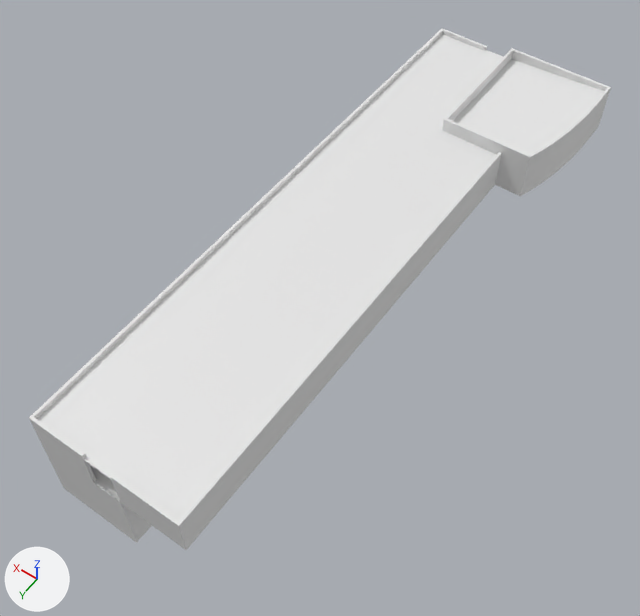
Before and after pictures for a commit that changed the FBX model Ecm/Assets/ECM/FBX/Batiments/batiment6.fbx.
Rendered twice from a 50 mm lens placed at (-19.7, -191.4, 66.4), pointed at (12.1, -235.9, -3.5). Lighting does not change. The marker at lower left points along +X, +Y and +Z. Where no turn or scale is listed for an object, it has been applied to the vertices. Vertices at the same position are counted once.

In view in the first picture: 'batiment6_level-1_wall', 'batiment6_level-2_wall', 'batiment6_level0_wall', 'batiment6_level1_floor'.
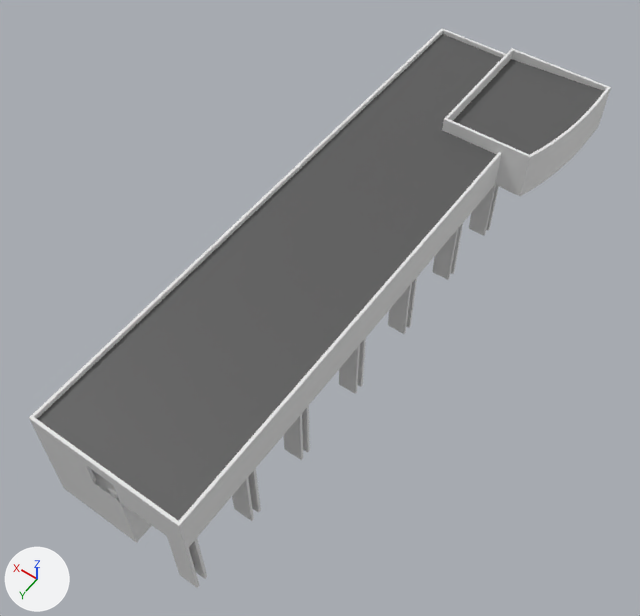
Where the newer file only moved an object's origin or applied its transform, the numbers keep the older frame.

Scene script edits in JSON lines:
```json
{"op": "add", "block": "mat_toit", "code": ["mat_toit = principled_material('toit')", "mat_toit.base_color = (0.102, 0.102, 0.102)  # dark grey #5a5a5a", "mat_toit.roughness = 0.553"]}
{"block": "me_plane_030", "where": "me_plane_030.from_pydata(...)  # 36 vertices, 16 faces; spans x 0.0..21.0, y -273.0..-208.0, z 4.0..5.0"}
{"op": "remove", "block": "me_plane_030", "code": "me_plane_030.materials.append(mat_sol)  # white #e7e7e7"}
{"op": "add", "block": "me_plane_030", "code": "me_plane_030.materials.append(mat_toit)  # dark grey #5a5a5a"}
{"block": "me_plane_053", "where": "me_plane_053.from_pydata(...)  # 32 vertices, 32 faces; spans x 12.0..21.0, y -273.0..-208.0, z -8.0..-4.0"}
{"block": "me_plane_053", "where": "# used by ob_batiment6_level_2_wall; location = (0.0, 0.0, 0.0)"}
{"block": "me_plane_053", "change": "me_plane_053 part 1: a new loose piece, a box spanning x -16.0..-14.0, y -0.3..0.0, z 0.0..4.0, in mat_mur (white #e7e7e7)"}
{"block": "me_plane_053", "change": "me_plane_053 part 2: a new loose piece, a box spanning x -16.0..-14.0, y -1.3..-1.0, z 0.0..4.0, in mat_mur (white #e7e7e7)"}
{"block": "me_plane_053", "change": "me_plane_053 part 3: a new loose piece, a box spanning x -16.0..-14.0, y -15.3..-15.0, z 0.0..4.0, in mat_mur (white #e7e7e7)"}
{"block": "me_plane_053", "change": "me_plane_053 part 4: a new loose piece, a box spanning x -16.0..-14.0, y -16.3..-16.0, z 0.0..4.0, in mat_mur (white #e7e7e7)"}
{"block": "me_plane_053", "change": "me_plane_053 part 5: a new loose piece, a box spanning x -16.0..-14.0, y -50.3..-50.0, z 0.0..4.0, in mat_mur (white #e7e7e7)"}
{"block": "me_plane_053", "change": "me_plane_053 part 6: a new loose piece, a box spanning x -16.0..-14.0, y -51.3..-51.0, z 0.0..4.0, in mat_mur (white #e7e7e7)"}
{"block": "me_plane_053", "change": "me_plane_053 part 7: a new loose piece, a box spanning x -16.0..-14.0, y -42.3..-42.0, z 0.0..4.0, in mat_mur (white #e7e7e7)"}
{"block": "me_plane_053", "change": "me_plane_053 part 8: a new loose piece, a box spanning x -16.0..-14.0, y -43.3..-43.0, z 0.0..4.0, in mat_mur (white #e7e7e7)"}
{"block": "me_plane_053", "change": "me_plane_053 part 9: a new loose piece, a box spanning x -16.0..-14.0, y -33.3..-33.0, z 0.0..4.0, in mat_mur (white #e7e7e7)"}
{"block": "me_plane_053", "change": "me_plane_053 part 10: a new loose piece, a box spanning x -16.0..-14.0, y -34.3..-34.0, z 0.0..4.0, in mat_mur (white #e7e7e7)"}
{"block": "me_plane_053", "change": "me_plane_053 part 11: a new loose piece, a box spanning x -16.0..-14.0, y -24.3..-24.0, z 0.0..4.0, in mat_mur (white #e7e7e7)"}
{"block": "me_plane_053", "change": "me_plane_053 part 12: a new loose piece, a box spanning x -16.0..-14.0, y -25.3..-25.0, z 0.0..4.0, in mat_mur (white #e7e7e7)"}
{"block": "me_plane_053", "change": "me_plane_053 part 13: a new loose piece, a box spanning x -16.0..-14.0, y -7.8..-7.5, z 0.0..4.0, in mat_mur (white #e7e7e7)"}
{"block": "me_plane_053", "change": "me_plane_053 part 14: a new loose piece, a box spanning x -16.0..-14.0, y -8.8..-8.5, z 0.0..4.0, in mat_mur (white #e7e7e7)"}
{"op": "set", "path": "ob_batiment6_level_1_wall.location", "old": "(0.0, 0.0, 0.0)", "new": "(21.0, -208.0, -4.0)"}
{"op": "set", "path": "ob_batiment6_level_2_wall.location", "old": "(0.0, 0.0, 0.0)", "new": "(21.0, -208.0, -8.0)"}
```

Boxes [x1, y1, x2, y2] around the edits, measured in the pictures (640 x 616 px):
```json
{"object": "batiment6_level1_floor", "change": "recoloured", "before": [37, 34, 604, 521], "after": [37, 34, 604, 521], "on screen": "white to grey"}
{"object": "batiment6_level-2_wall", "change": "reshaped, moved", "before": [54, 469, 152, 543], "after": [54, 191, 514, 588]}
{"object": "batiment6_level-1_wall", "change": "moved", "before": [42, 445, 137, 523], "after": [42, 185, 499, 570]}
{"part": 1, "of": "me_plane_053", "change": "added", "after": [174, 557, 199, 588]}
{"part": 2, "of": "me_plane_053", "change": "added", "after": [191, 554, 207, 579]}
{"part": 3, "of": "me_plane_053", "change": "added", "after": [283, 431, 303, 460]}
{"part": 4, "of": "me_plane_053", "change": "added", "after": [302, 428, 310, 452]}
{"part": 5, "of": "me_plane_053", "change": "added", "after": [469, 206, 490, 236]}
{"part": 6, "of": "me_plane_053", "change": "added", "after": [486, 205, 495, 230]}
{"part": 7, "of": "me_plane_053", "change": "added", "after": [432, 250, 454, 280]}
{"part": 8, "of": "me_plane_053", "change": "added", "after": [451, 248, 459, 274]}
{"part": 9, "of": "me_plane_053", "change": "added", "after": [388, 304, 408, 334]}
{"part": 10, "of": "me_plane_053", "change": "added", "after": [406, 303, 414, 328]}
{"part": 11, "of": "me_plane_053", "change": "added", "after": [339, 364, 358, 394]}
{"part": 12, "of": "me_plane_053", "change": "added", "after": [358, 362, 364, 387]}
{"part": 13, "of": "me_plane_053", "change": "added", "after": [232, 492, 254, 521]}
{"part": 14, "of": "me_plane_053", "change": "added", "after": [250, 489, 261, 513]}
```
